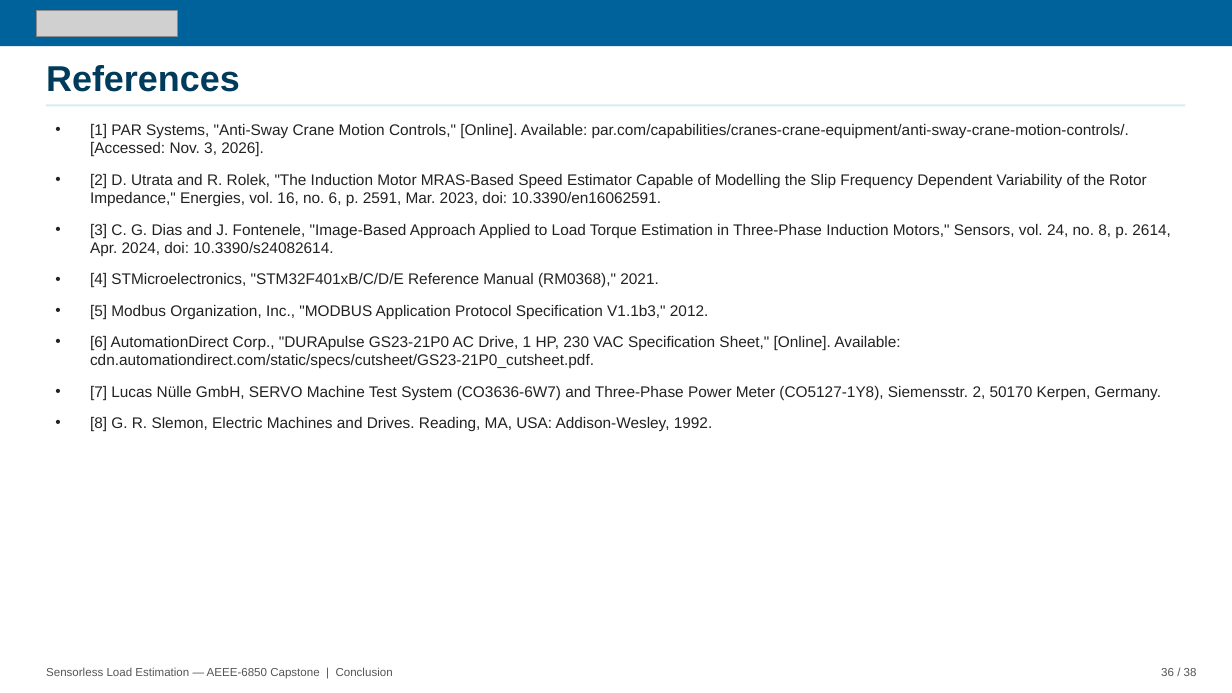
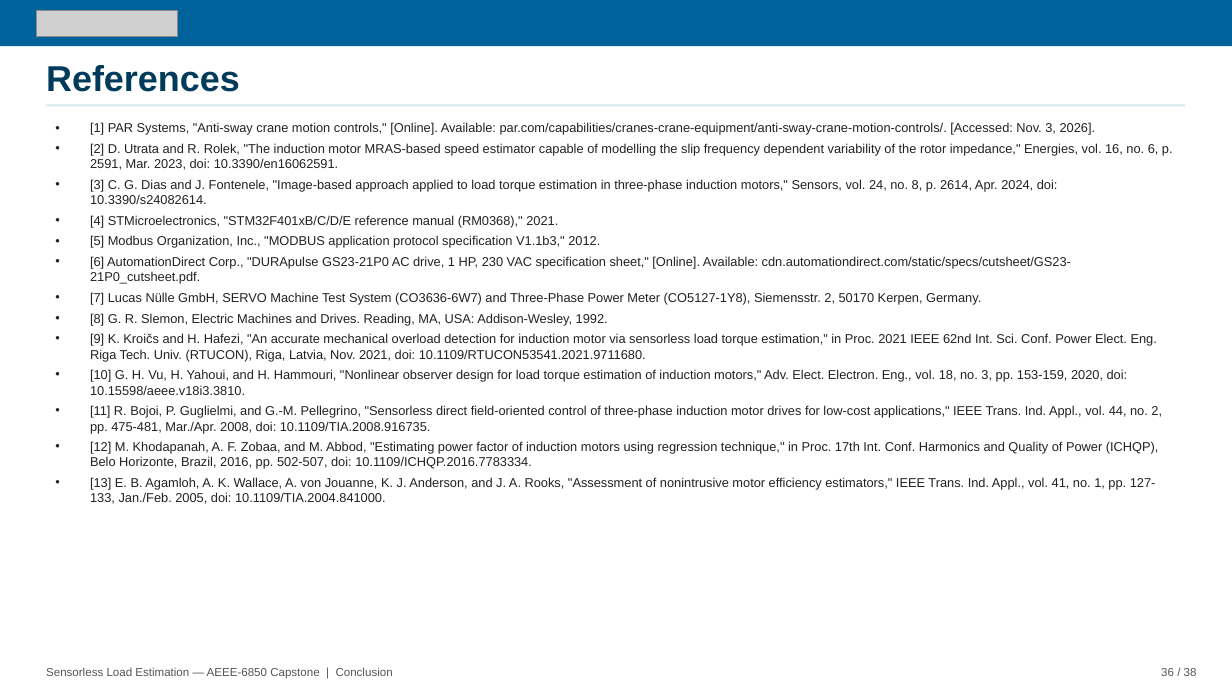
Before and after one commit to David-4529/Capstone, a slide deck: slide 32 of docs/paper/Sensorless_Load_Estimation_Deck.pptx. Drawn at 1232x693 pixels with LibreOffice and Linux fonts; fonts in the diff are those of the drawing; grey boxes stand for pictures. Boxes give left, top, right and bottom in pixels: in the first picture for what was removed or moved away, otherwise in the second. Text is boxed around its words. In the diff, an @@ line names an element or a change of style, - is before the commit and + after.

```diff
--- a/docs/paper/Sensorless_Load_Estimation_Deck.pptx
+++ b/docs/paper/Sensorless_Load_Estimation_Deck.pptx
@@ text at [90, 122, 1173, 284]: text changed; size 12 to 10 pt @@
-• [1] PAR Systems, "Anti-Sway Crane Motion Controls," [Online]. Available: par.com/capabilities/cranes-crane-equipment/anti-sway-crane-motion-controls/. [Accessed: Nov. 3, 2026].
-• [2] D. Utrata and R. Rolek, "The Induction Motor MRAS-Based Speed Estimator Capable of Modelling the Slip Frequency Dependent Variability of the Rotor Impedance," Energies, vol. 16, no. 6, p. 2591, Mar. 2023, doi: 10.3390/en16062591.
-• [3] C. G. Dias and J. Fontenele, "Image-Based Approach Applied to Load Torque Estimation in Three-Phase Induction Motors," Sensors, vol. 24, no. 8, p. 2614, Apr. 2024, doi: 10.3390/s24082614.
-• [4] STMicroelectronics, "STM32F401xB/C/D/E Reference Manual (RM0368)," 2021.
-• [5] Modbus Organization, Inc., "MODBUS Application Protocol Specification V1.1b3," 2012.
-• [6] AutomationDirect Corp., "DURApulse GS23-21P0 AC Drive, 1 HP, 230 VAC Specification Sheet," [Online]. Available: cdn.automationdirect.com/static/specs/cutsheet/GS23-21P0_cutsheet.pdf.
+• [1] PAR Systems, "Anti-sway crane motion controls," [Online]. Available: par.com/capabilities/cranes-crane-equipment/anti-sway-crane-motion-controls/. [Accessed: Nov. 3, 2026].
+• [2] D. Utrata and R. Rolek, "The induction motor MRAS-based speed estimator capable of modelling the slip frequency dependent variability of the rotor impedance," Energies, vol. 16, no. 6, p. 2591, Mar. 2023, doi: 10.3390/en16062591.
+• [3] C. G. Dias and J. Fontenele, "Image-based approach applied to load torque estimation in three-phase induction motors," Sensors, vol. 24, no. 8, p. 2614, Apr. 2024, doi: 10.3390/s24082614.
+• [4] STMicroelectronics, "STM32F401xB/C/D/E reference manual (RM0368)," 2021.
+• [5] Modbus Organization, Inc., "MODBUS application protocol specification V1.1b3," 2012.
+• [6] AutomationDirect Corp., "DURApulse GS23-21P0 AC drive, 1 HP, 230 VAC specification sheet," [Online]. Available: cdn.automationdirect.com/static/specs/cutsheet/GS23-21P0_cutsheet.pdf.
@@ text at [90, 292, 981, 325]: size 12 to 10 pt in "[7] Lucas Nülle GmbH, SERVO Machine Test ...", "[8] G. R. Slemon, Electric Machines and ..."; less space between paragraphs @@
@@ text at [90, 333, 1162, 504]: paragraphs added @@
+• [9] K. Kroičs and H. Hafezi, "An accurate mechanical overload detection for induction motor via sensorless load torque estimation," in Proc. 2021 IEEE 62nd Int. Sci. Conf. Power Elect. Eng. Riga Tech. Univ. (RTUCON), Riga, Latvia, Nov. 2021, doi: 10.1109/RTUCON53541.2021.9711680.
+• [10] G. H. Vu, H. Yahoui, and H. Hammouri, "Nonlinear observer design for load torque estimation of induction motors," Adv. Elect. Electron. Eng., vol. 18, no. 3, pp. 153-159, 2020, doi: 10.15598/aeee.v18i3.3810.
+• [11] R. Bojoi, P. Guglielmi, and G.-M. Pellegrino, "Sensorless direct field-oriented control of three-phase induction motor drives for low-cost applications," IEEE Trans. Ind. Appl., vol. 44, no. 2, pp. 475-481, Mar./Apr. 2008, doi: 10.1109/TIA.2008.916735.
+• [12] M. Khodapanah, A. F. Zobaa, and M. Abbod, "Estimating power factor of induction motors using regression technique," in Proc. 17th Int. Conf. Harmonics and Quality of Power (ICHQP), Belo Horizonte, Brazil, 2016, pp. 502-507, doi: 10.1109/ICHQP.2016.7783334.
+• [13] E. B. Agamloh, A. K. Wallace, A. von Jouanne, K. J. Anderson, and J. A. Rooks, "Assessment of nonintrusive motor efficiency estimators," IEEE Trans. Ind. Appl., vol. 41, no. 1, pp. 127-133, Jan./Feb. 2005, doi: 10.1109/TIA.2004.841000.
```
Also in this commit, not shown: 4 other slides changed.
